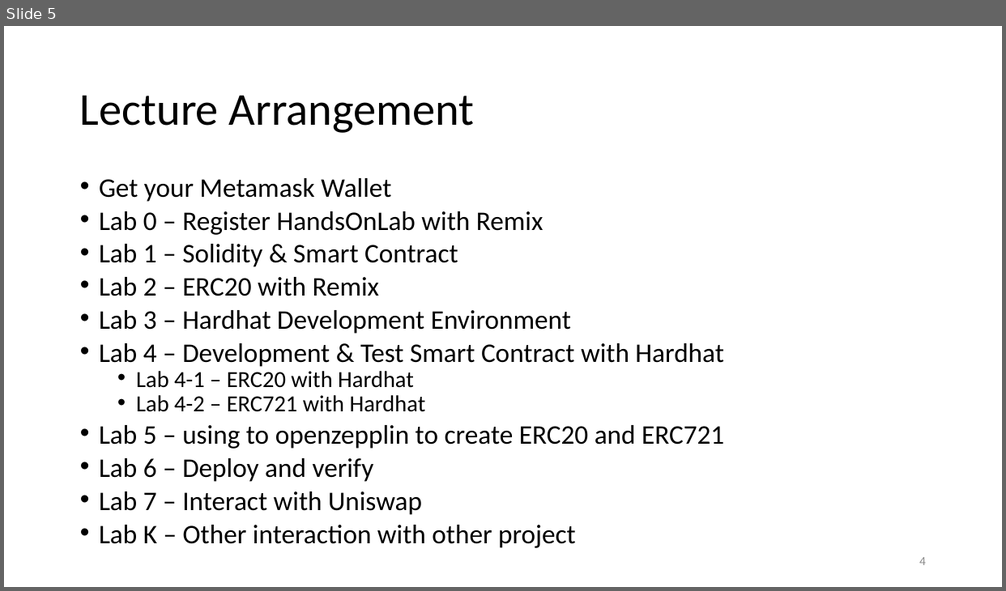
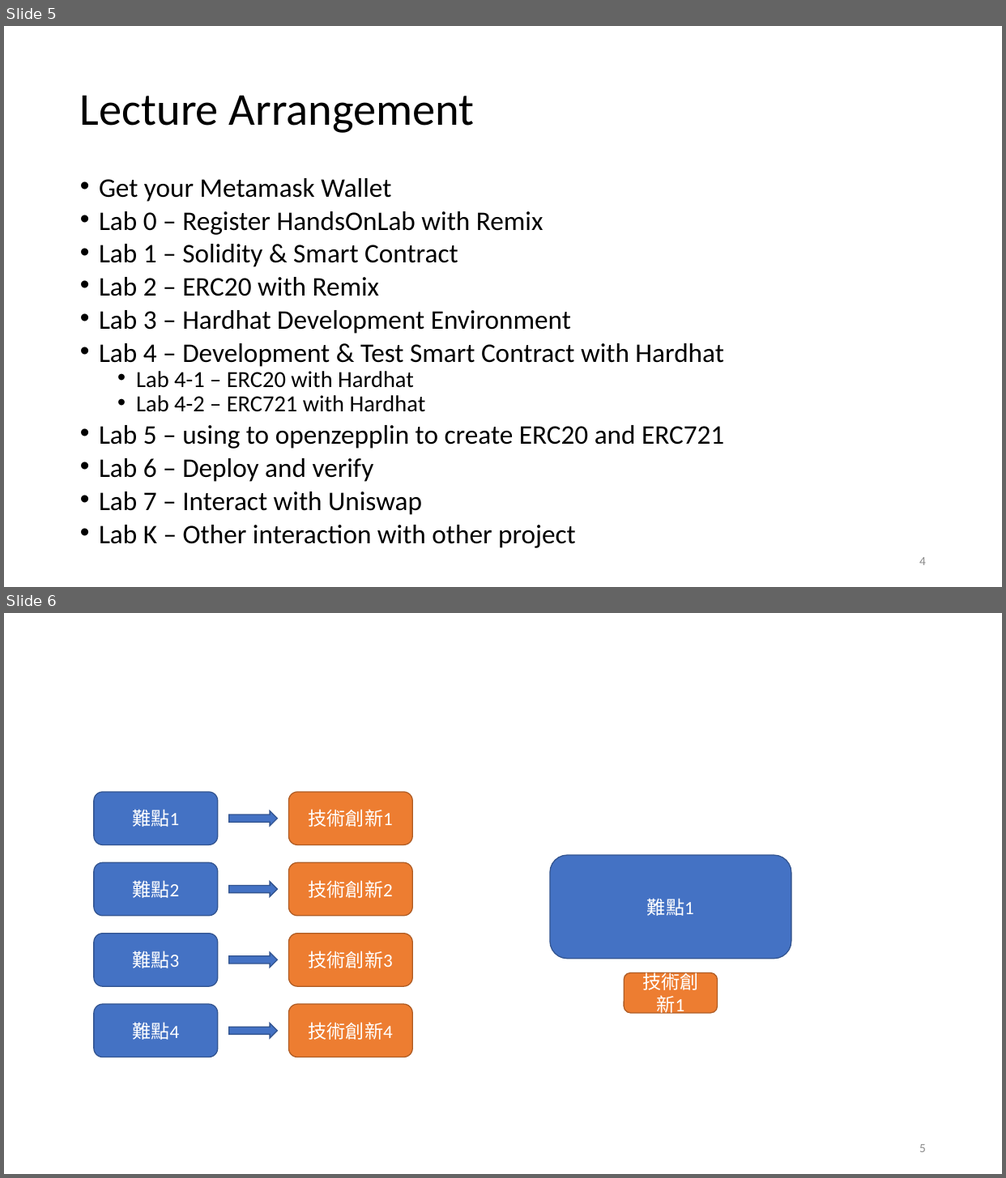
Before and after one commit to 0xGear/HandsOnLab, a slide deck: HandsOnLab.pptx. Shown one above the other, each under a label of ours: slide 5 before the commit, slides 5 and 6 after it. The pictures are 1006x591 and 1006x1178 pixels, drawn with LibreOffice and Linux fonts; fonts in the diff are those of the drawing. Boxes give left, top, right and bottom in pixels: in the first picture for what was removed or moved away, otherwise in the second. Text is boxed around its words. In the diff, an @@ line names an element or a change of style, - is before the commit and + after.

```diff
--- a/HandsOnLab.pptx
+++ b/HandsOnLab.pptx
@@ slide 6 added at <box>4,613,1002,1174</box>, background #FFFFFF @@
@@ rounded rectangle added at <box>94,792,217,845</box>, fill #4472C4, outline #325491 1 pt, 18 pt, text #FFFFFF @@
+難點1
@@ rounded rectangle added at <box>288,792,412,845</box>, fill #ED7D31, outline #AF5C24 1 pt, 18 pt, text #FFFFFF @@
+技術創新1
@@ right arrow added at <box>229,811,278,826</box>, fill #4472C4, outline #325491 1 pt @@
@@ rounded rectangle added at <box>550,855,791,959</box>, fill #4472C4, outline #325491 1 pt, 18 pt, text #FFFFFF @@
+難點1
@@ rounded rectangle added at <box>94,863,217,916</box>, fill #4472C4, outline #325491 1 pt, 18 pt, text #FFFFFF @@
+難點2
@@ rounded rectangle added at <box>288,863,412,916</box>, fill #ED7D31, outline #AF5C24 1 pt, 18 pt, text #FFFFFF @@
+技術創新2
@@ right arrow added at <box>229,882,278,897</box>, fill #4472C4, outline #325491 1 pt @@
@@ rounded rectangle added at <box>94,934,217,986</box>, fill #4472C4, outline #325491 1 pt, 18 pt, text #FFFFFF @@
+難點3
@@ rounded rectangle added at <box>288,934,412,986</box>, fill #ED7D31, outline #AF5C24 1 pt, 18 pt, text #FFFFFF @@
+技術創新3
@@ right arrow added at <box>229,953,278,968</box>, fill #4472C4, outline #325491 1 pt @@
@@ rounded rectangle added at <box>624,973,718,1013</box>, fill #ED7D31, outline #AF5C24 1 pt, 18 pt, text #FFFFFF @@
+技術創新1
@@ rounded rectangle added at <box>94,1004,217,1058</box>, fill #4472C4, outline #325491 1 pt, 18 pt, text #FFFFFF @@
+難點4
@@ right arrow added at <box>229,1023,278,1038</box>, fill #4472C4, outline #325491 1 pt @@
@@ rounded rectangle added at <box>288,1004,412,1058</box>, fill #ED7D31, outline #AF5C24 1 pt, 18 pt, text #FFFFFF @@
+技術創新4
@@ page number added at <box>919,1144,926,1152</box>, 12 pt, text #8C8C8C @@
+5
```
Also in this commit, not shown: 4 other slides added, 1 other file.
